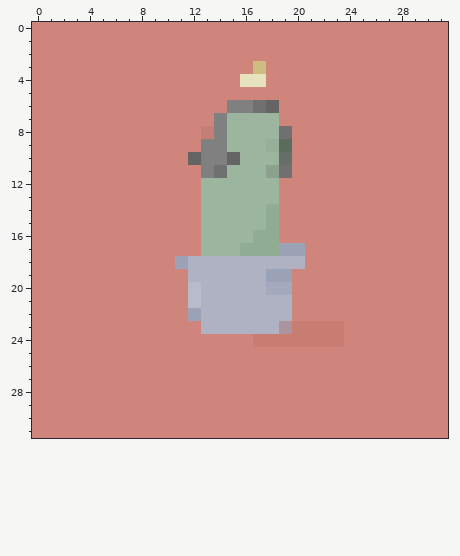
Pixel-art sprite -- images/favicon-32x32-next.png. This is how it looked before the edit.
The file is 32x32 pixels. Colours within 5 levels of each other are drawn and written as one.
Now the later version:
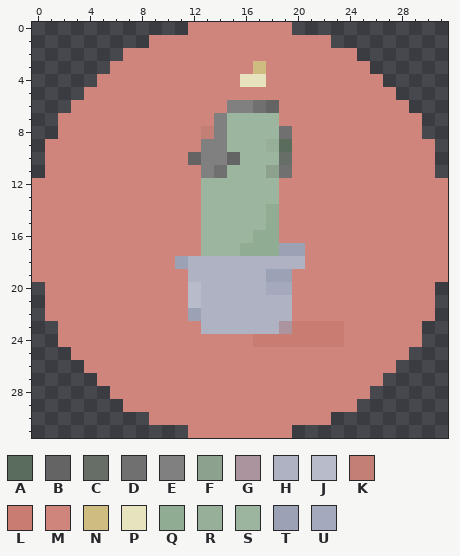
Palette (. is transparent): A #5a6d5c  B #646464  C #676e68  D #707070  E #808080  F #8ca18e  G #ab949e  H #aeb2c3  J #b8bbc9  K #c37e76  L #c97d72  M #cf857b  N #cebc80  P #e7e3be  Q #90ac93  R #97af99  S #9cb59e  T #9ca2b6  U #a4a9be
Difference:
@@ x 0..31 @@
- 0 MMMMMMMMMMMMMMMMMMMMMMMMMMMMMMMM
- 1 MMMMMMMMMMMMMMMMMMMMMMMMMMMMMMMM
- 2 MMMMMMMMMMMMMMMMMMMMMMMMMMMMMMMM
- 3 MMMMMMMMMMMMMMMMMNMMMMMMMMMMMMMM
- 4 MMMMMMMMMMMMMMMMPPMMMMMMMMMMMMMM
- 5 MMMMMMMMMMMMMMMMMMMMMMMMMMMMMMMM
- 6 MMMMMMMMMMMMMMMEEDBMMMMMMMMMMMMM
- 7 MMMMMMMMMMMMMMESSSSMMMMMMMMMMMMM
- 8 MMMMMMMMMMMMMKESSSSDMMMMMMMMMMMM
- 9 MMMMMMMMMMMMMEESSSRAMMMMMMMMMMMM
-10 MMMMMMMMMMMMBEEBSSSCMMMMMMMMMMMM
-11 MMMMMMMMMMMMMEDSSSFDMMMMMMMMMMMM
+ 0 ............MMMMMMMM............
+ 1 .........MMMMMMMMMMMMMM.........
+ 2 .......MMMMMMMMMMMMMMMMMM.......
+ 3 ......MMMMMMMMMMMNMMMMMMMM......
+ 4 .....MMMMMMMMMMMPPMMMMMMMMM.....
+ 5 ....MMMMMMMMMMMMMMMMMMMMMMMM....
+ 6 ...MMMMMMMMMMMMEEDBMMMMMMMMMM...
+ 7 ..MMMMMMMMMMMMESSSSMMMMMMMMMMM..
+ 8 ..MMMMMMMMMMMKESSSSDMMMMMMMMMM..
+ 9 .MMMMMMMMMMMMEESSSRAMMMMMMMMMMM.
+10 .MMMMMMMMMMMBEEBSSSCMMMMMMMMMMM.
+11 .MMMMMMMMMMMMEDSSSFDMMMMMMMMMMM.
 12 MMMMMMMMMMMMMSSSSSSMMMMMMMMMMMMM
@@ x 0..31 @@
 19 MMMMMMMMMMMMHHHHHHTTMMMMMMMMMMMM
-20 MMMMMMMMMMMMJHHHHHUUMMMMMMMMMMMM
-21 MMMMMMMMMMMMJHHHHHHHMMMMMMMMMMMM
-22 MMMMMMMMMMMMTHHHHHHHMMMMMMMMMMMM
-23 MMMMMMMMMMMMMHHHHHHGLLLLMMMMMMMM
-24 MMMMMMMMMMMMMMMMMLLLLLLLMMMMMMMM
-25 MMMMMMMMMMMMMMMMMMMMMMMMMMMMMMMM
-26 MMMMMMMMMMMMMMMMMMMMMMMMMMMMMMMM
-27 MMMMMMMMMMMMMMMMMMMMMMMMMMMMMMMM
-28 MMMMMMMMMMMMMMMMMMMMMMMMMMMMMMMM
-29 MMMMMMMMMMMMMMMMMMMMMMMMMMMMMMMM
-30 MMMMMMMMMMMMMMMMMMMMMMMMMMMMMMMM
-31 MMMMMMMMMMMMMMMMMMMMMMMMMMMMMMMM
+20 .MMMMMMMMMMMJHHHHHUUMMMMMMMMMMM.
+21 .MMMMMMMMMMMJHHHHHHHMMMMMMMMMMM.
+22 .MMMMMMMMMMMTHHHHHHHMMMMMMMMMMM.
+23 ..MMMMMMMMMMMHHHHHHGLLLLMMMMMM..
+24 ..MMMMMMMMMMMMMMMLLLLLLLMMMMMM..
+25 ...MMMMMMMMMMMMMMMMMMMMMMMMMM...
+26 ....MMMMMMMMMMMMMMMMMMMMMMMM....
+27 .....MMMMMMMMMMMMMMMMMMMMMM.....
+28 ......MMMMMMMMMMMMMMMMMMMM......
+29 .......MMMMMMMMMMMMMMMMMM.......
+30 .........MMMMMMMMMMMMMM.........
+31 ............MMMMMMMM............
Pixel boxes of the changes (left, top, right, bottom) in both pictures:
erased: (32, 22, 188, 178)
erased: (292, 22, 448, 178)
erased: (32, 282, 188, 438)
erased: (292, 282, 448, 438)
